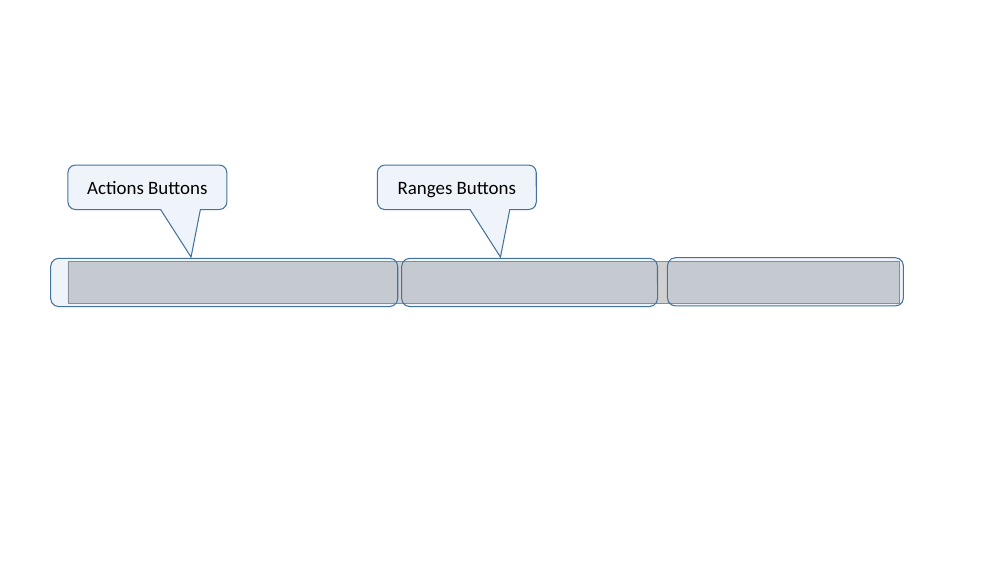
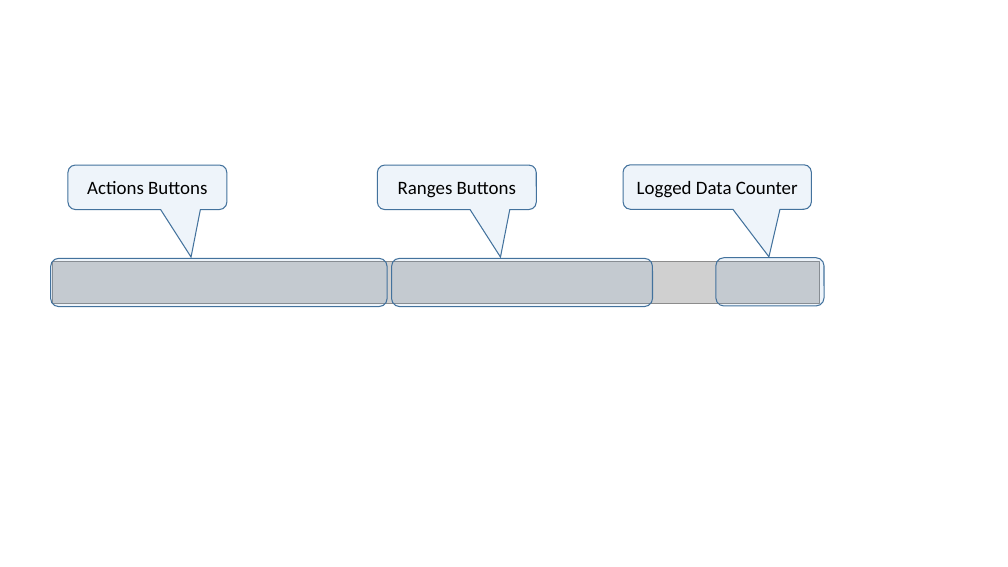
Before and after one commit to devlabnet/YASP, a slide deck: slide 2 of doc/images.pptx. Drawn at 1008x567 pixels with LibreOffice and Linux fonts; fonts in the diff are those of the drawing; grey boxes stand for pictures. Boxes give left, top, right and bottom in pixels: in the first picture for what was removed or moved away, otherwise in the second. Text is boxed around its words. In the diff, an @@ line names an element or a change of style, - is before the commit and + after.

```diff
--- a/doc/images.pptx
+++ b/doc/images.pptx
@@ rounded speech box added at <box>623,165,811,209</box>, fill #5B9BD5 at 10% opacity, outline #43739E 1 pt, 18 pt, text #000000 @@
+Logged Data Counter
@@ rounded rectangle: place and size @@
-rounded rectangle at <box>51,259,398,307</box>
+rounded rectangle at <box>51,259,387,307</box>
@@ picture: place and size @@
-picture at <box>68,262,900,302</box>
+picture at <box>52,262,820,302</box>
@@ rounded rectangle: place and size @@
-rounded rectangle at <box>402,259,657,307</box>
+rounded rectangle at <box>392,259,653,307</box>
@@ rounded rectangle: place and size @@
-rounded rectangle at <box>668,258,904,306</box>
+rounded rectangle at <box>716,258,824,306</box>
```
Also in this commit, not shown: 4 other slides changed, 3 slides added, 26 other files.
